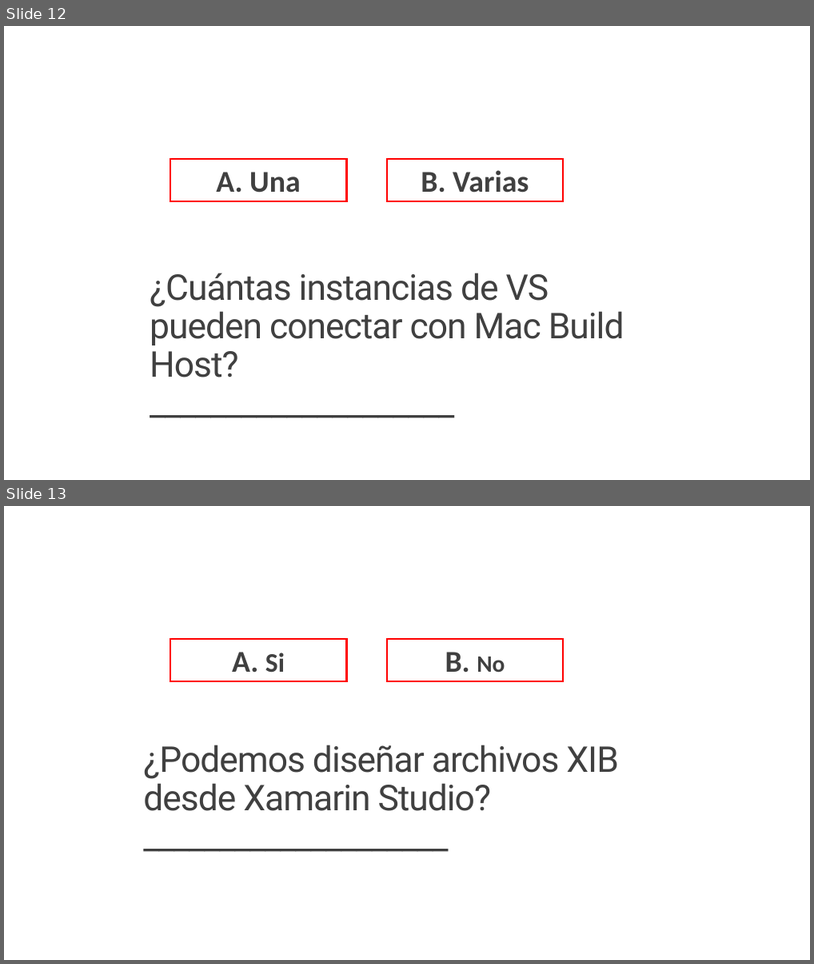
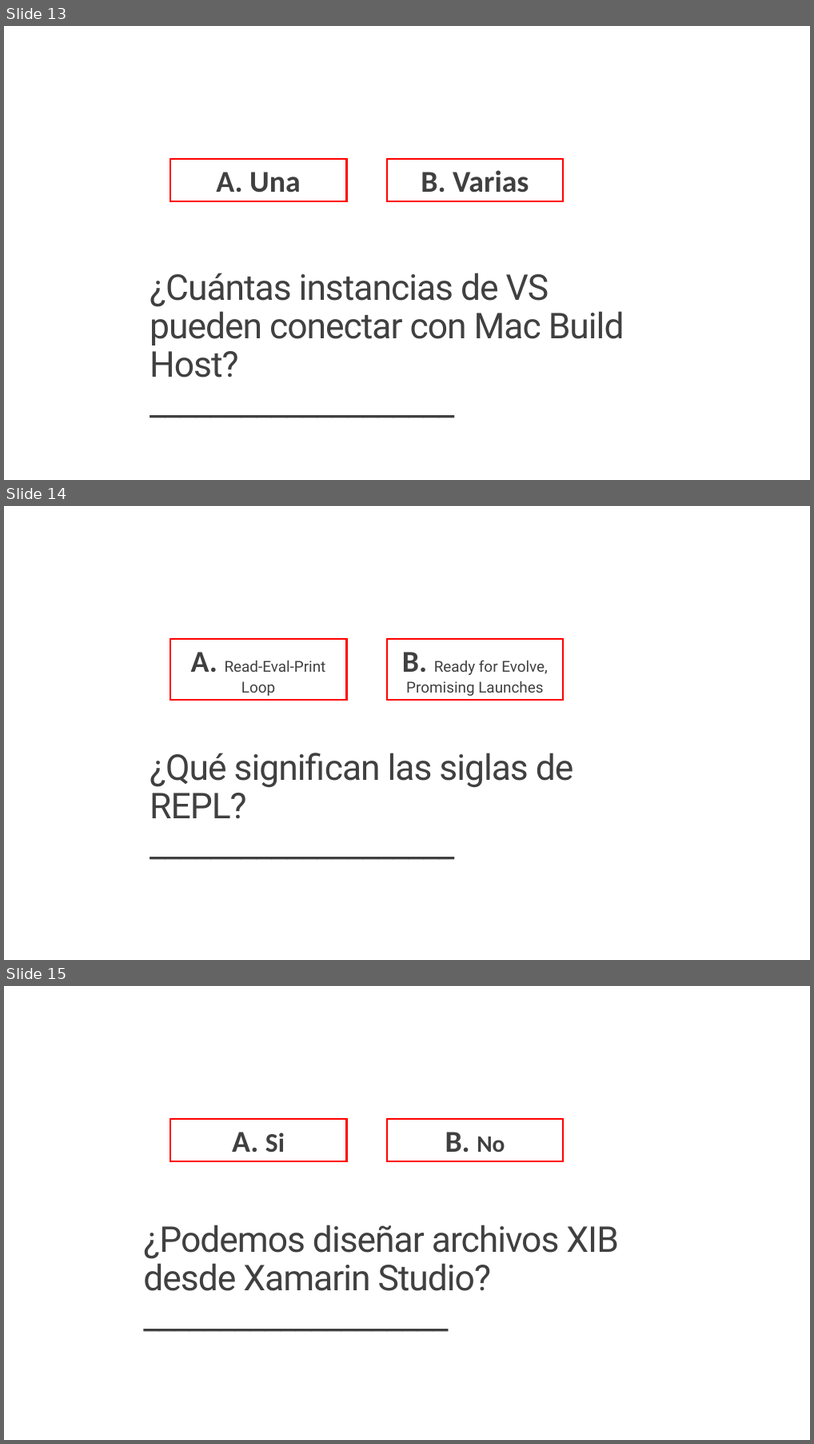
Before and after one commit to jsuarezruiz/Events, a slide deck: Xamarin 4 Party/03. Xamarin 4 Contest.pptx. Shown one above the other, each under a label of ours: slides 12 and 13 before the commit, slides 13, 14 and 15 after it. The pictures are 814x964 and 814x1444 pixels, drawn with LibreOffice and Linux fonts; fonts in the diff are those of the drawing. Boxes give left, top, right and bottom in pixels: in the first picture for what was removed or moved away, otherwise in the second. Text is boxed around its words. In the diff, an @@ line names an element or a change of style, - is before the commit and + after.

```diff
--- a/Xamarin 4 Party/03. Xamarin 4 Contest.pptx
+++ b/Xamarin 4 Party/03. Xamarin 4 Contest.pptx
@@ slide 14 added at box(4, 506, 810, 960), background #FFFFFF @@
@@ rectangle added at box(170, 639, 347, 700), outline #FF0000 2.25 pt, 18 pt, text #404040 @@
+A. Read-Eval-Print Loop
@@ rectangle added at box(387, 639, 563, 700), outline #FF0000 2.25 pt, 18 pt, text #404040 @@
+B. Ready for Evolve, Promising Launches
@@ title added at box(150, 752, 574, 819), 42.3 pt, text #404040 @@
+¿Qué significan las siglas de REPL?
+____________________
@@ what was slide 12 is now slide 13 @@
@@ what was slide 13 is now slide 15 @@
```
Also in this commit, not shown: 7 other slides added, 22 other files.
